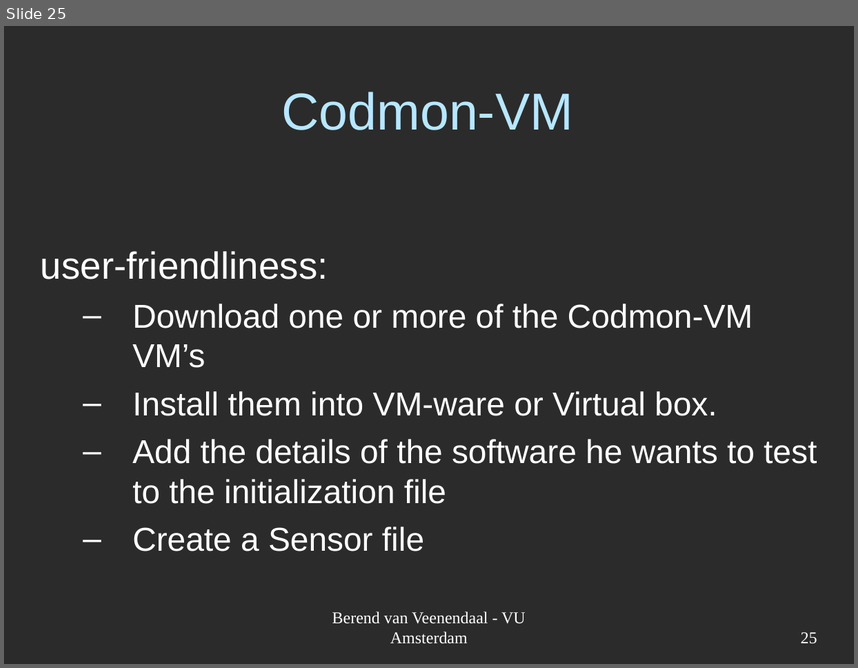
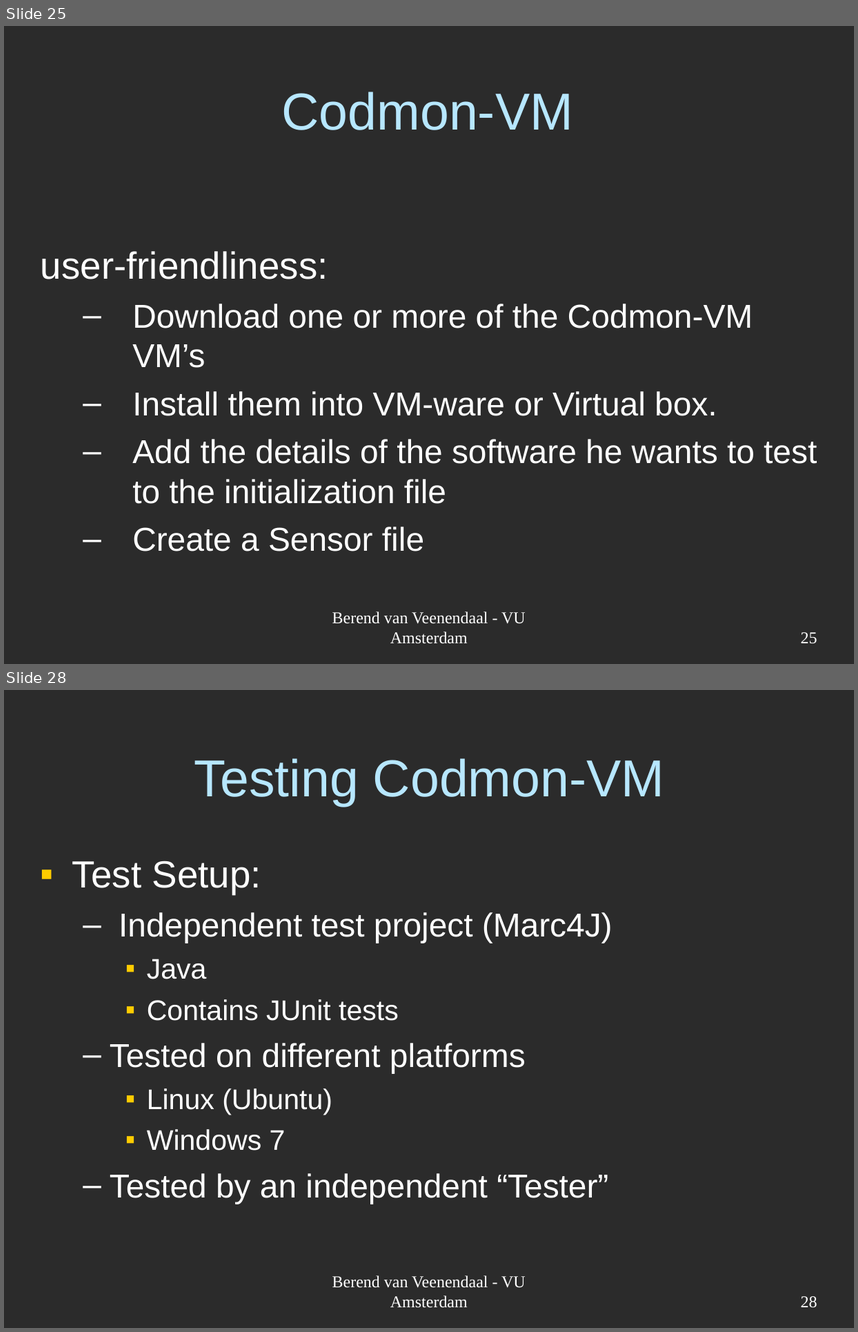
Before and after one commit to JungleComputing/codmon, a slide deck: doc/report/Codmon-VM.ppt. Shown one above the other, each under a label of ours: slide 25 before the commit, slides 25 and 28 after it; the slides between them are not shown. The pictures are 858x668 and 858x1332 pixels, drawn with LibreOffice and Linux fonts; fonts in the diff are those of the drawing; background and template pictures are left out; a plain dark background stands for a picture behind light text. Boxes give left, top, right and bottom in pixels: in the first picture for what was removed or moved away, otherwise in the second. Text is boxed around its words. In the diff, an @@ line names an element or a change of style, - is before the commit and + after.

```diff
--- a/doc/report/Codmon-VM.ppt
+++ b/doc/report/Codmon-VM.ppt
@@ slide 28 added at [4, 690, 854, 1328], background picture (left out) @@
@@ title added at [194, 758, 664, 806], 44 pt, text #B7E7FF @@
+Testing Codmon-VM
@@ text added at [72, 860, 613, 1203], 28 pt, text #FFFFFF @@
+▪ Test Setup:
+  – Independent test project (Marc4J)
+    ▪ Java
+    ▪ Contains JUnit tests
+  – Tested on different platforms
+    ▪ Linux (Ubuntu)
+    ▪ Windows 7
+  – Tested by an independent “Tester”
@@ text added at [332, 1275, 526, 1308], 14 pt, text #FFFFFF @@
+Berend van Veenendaal - VU Amsterdam
@@ page number added at [801, 1296, 818, 1308], 14 pt, text #FFFFFF @@
+28
```
Also in this commit, not shown: 1 slide changed, 10 other slides added.
